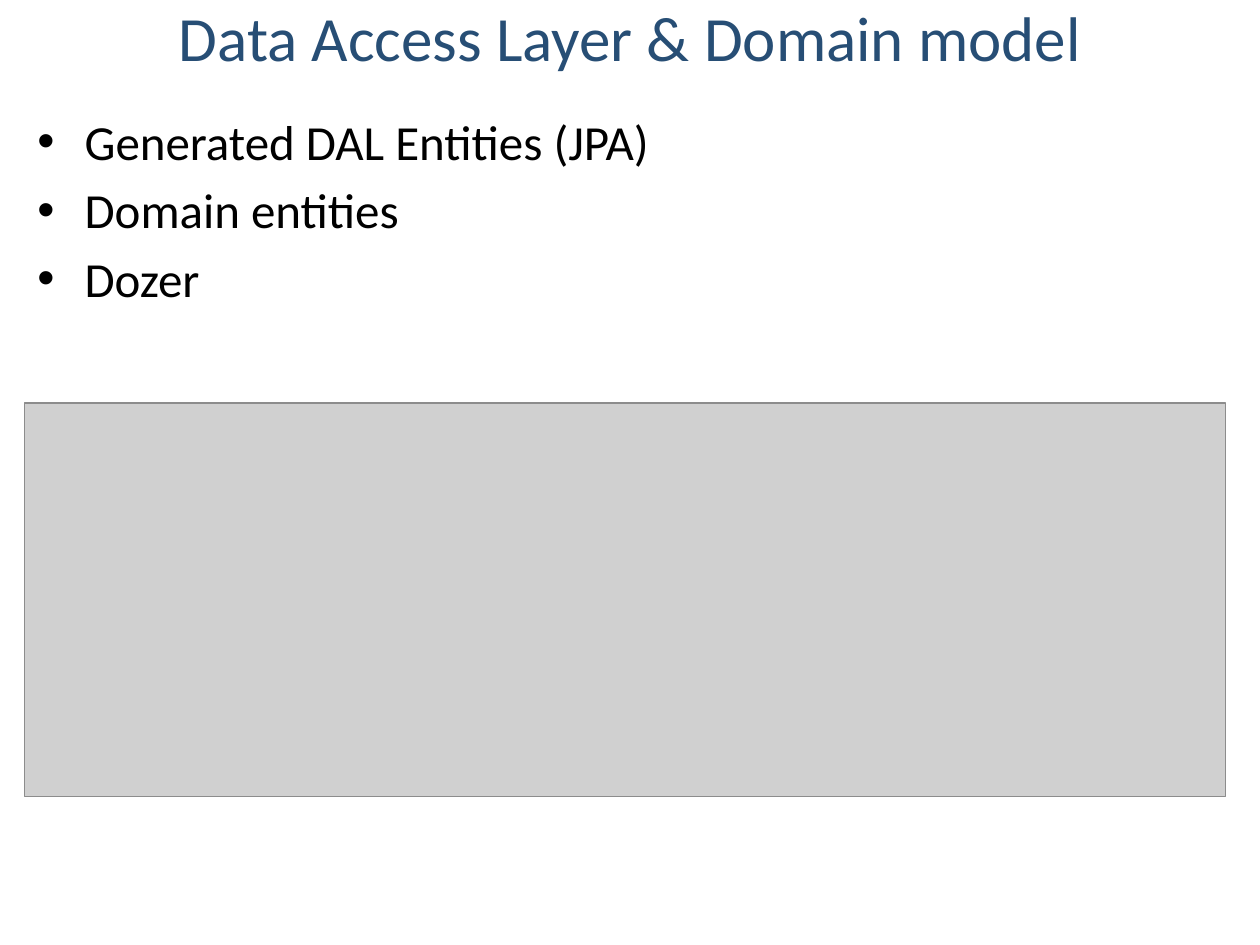
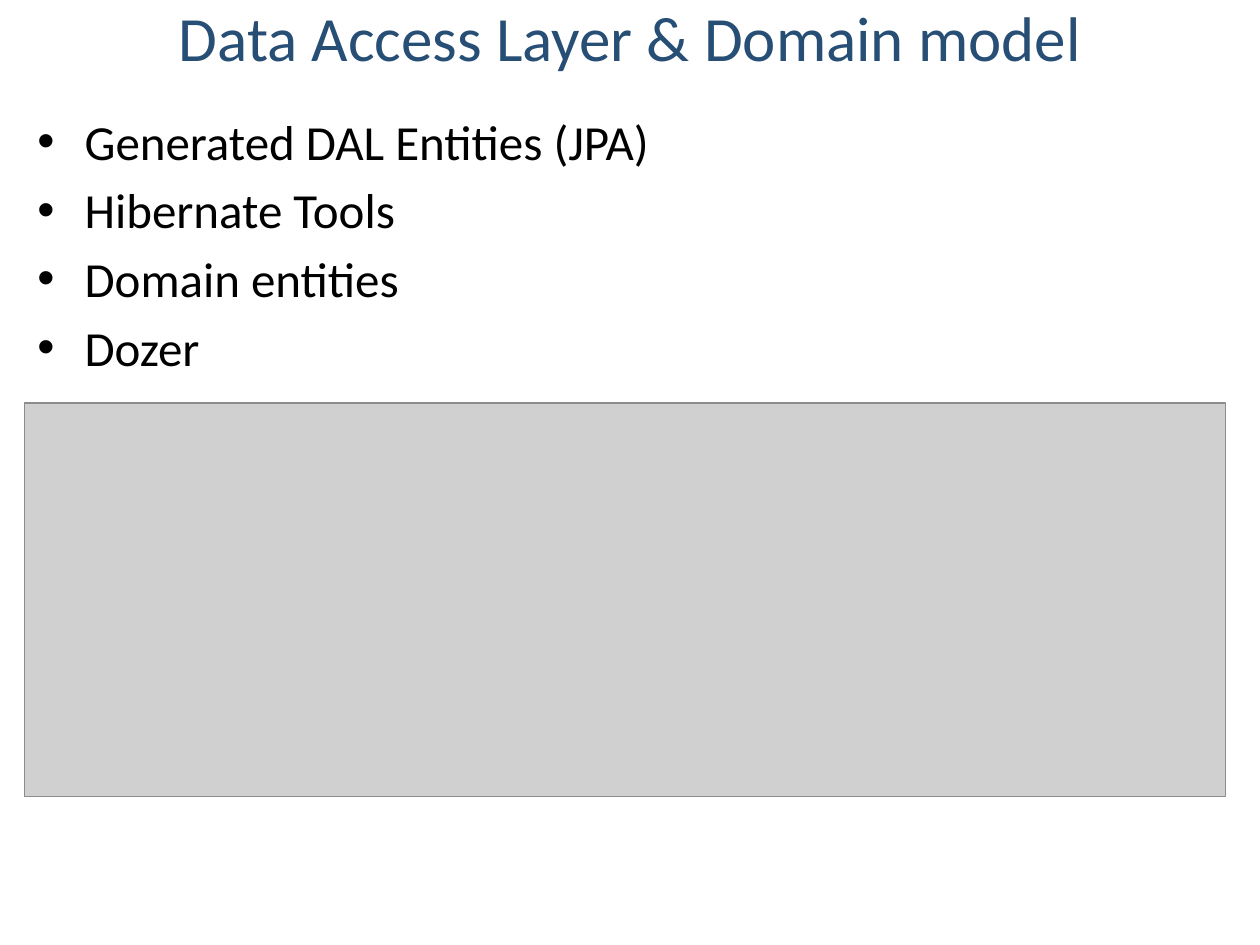
Before and after one commit to alvelikanova/svn-sheepdog, a slide deck: slide 7 of Presentation/SVN-Sheepdog.pptx. Drawn at 1260x945 pixels with LibreOffice and Linux fonts; fonts in the diff are those of the drawing; grey boxes stand for pictures; background and template pictures are left out. Boxes give left, top, right and bottom in pixels: in the first picture for what was removed or moved away, otherwise in the second. Text is boxed around its words. In the diff, an @@ line names an element or a change of style, - is before the commit and + after.

```diff
--- a/Presentation/SVN-Sheepdog.pptx
+++ b/Presentation/SVN-Sheepdog.pptx
@@ text at [85,194,395,229]: paragraph added @@
+• Hibernate Tools
```
Also in this commit, not shown: 4 other slides changed, 9 other files.
